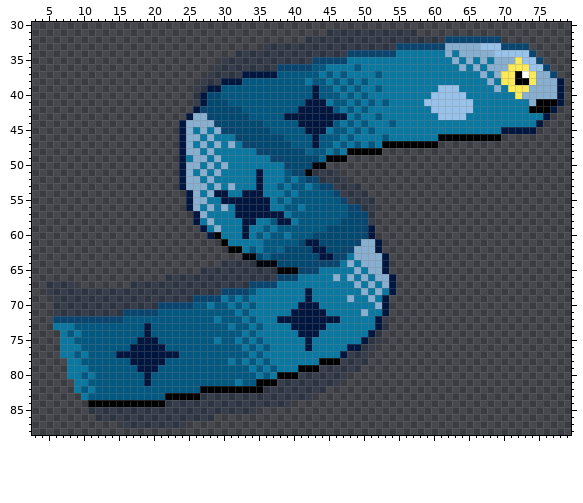
Sprite sheet, stored at images/sprites/gen5-back/bassozefish.png. The first picture shows the starting point.
The file is 96x96 pixels. Shown: x 3..79, y 30..88.
Once edited:
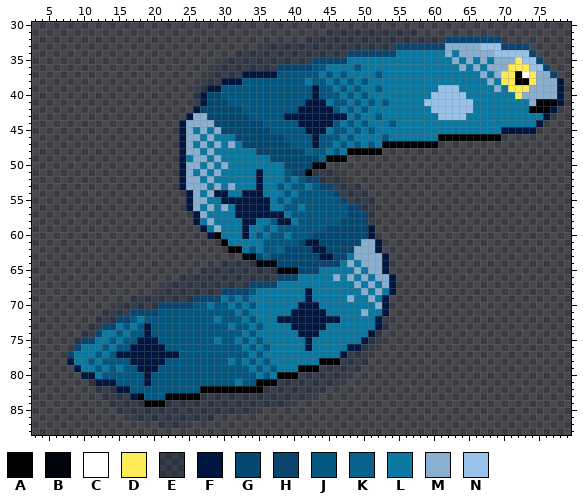
Palette (. is transparent): A #000000  B #00040d  C #ffffff  D #fceb57  E #00163f37  F #00163f  G #024972  H #0a456f  J #035881  K #08628b  L #0b78a1  M #88afd0  N #98c2ea
Message: pinch the tail
From old to new:
Colour A replaces colour J in row 83 at x 18.
Colour E replaces colour A in row 84 at x 14 to 18.
Colour E replaces colour H in row 71 at x 16; in row 72 at x 12 to 14.
Colour E replaces colour J in row 73 at x 11 to 12; in row 74 at x 10 to 11; in row 75 at x 9; in row 81 at x 11; in row 82 at x 12 to 14; in row 83 at x 13 to 16.
Colour F replaces colour J in row 80 at x 10; in row 81 at x 12 to 14; in row 82 at x 15 to 16; in row 83 at x 17.
Colour F replaces colour L in row 78 at x 8; in row 79 at x 9; in row 80 at x 11.
Colour H replaces colour J in row 72 at x 16; in row 73 at x 13 to 14; in row 74 at x 12; in row 75 at x 10 to 11.
Colour H replaces colour L in row 76 at x 9; in row 77 at x 8.
Colour L replaces colour J in row 72 at x 18; in row 73 at x 15 and 17; in row 74 at x 13 to 14 and 16; in row 75 at x 12 to 13 and 15; in row 76 at x 10 to 12 and 14; in row 77 at x 9, 11 and 13.
Colour L replaces colour J in row 78 at x 10 and 12; in row 79 at x 11, 13 and 15; in row 80 at x 12.
Colour A is removed in row 84 at x 11 to 13.
Colour E is removed in row 66 at x 22 to 23; in row 67 at x 5 to 8 and 17 to 21; in row 68 at x 5 to 20; in row 69 at x 6 to 16; in row 70 at x 6 to 14; in row 71 at x 6 to 12.
Colour E is removed in row 85 at x 11 to 14; in row 86 at x 12 to 16; in row 87 at x 16 to 20.
Colour H is removed in row 72 at x 6 to 11.
Colour J is removed in row 73 at x 9 to 10; in row 74 at x 8; in row 82 at x 10; in row 83 at x 11 to 12.
Colour L is removed in row 73 at x 6 to 8; in row 74 at x 7 and 9; in rows 75 to 76 at x 7 to 8; in row 77 at x 7; in row 79 at x 8; in row 80 at x 8 to 9.
Colour L is removed in row 81 at x 9 to 10; in row 82 at x 9 and 11; in row 83 at x 10.
Changed places in both pictures, as pixel boxes (x1, y1, x2, y2):
changed: (46, 274, 179, 428)
